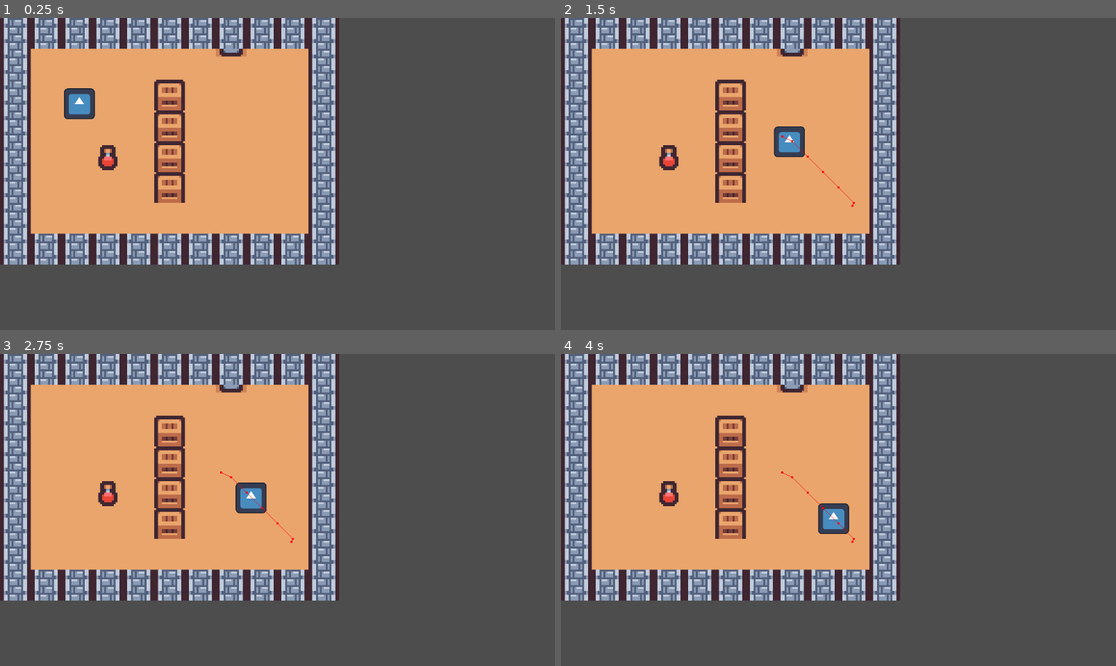
Above: before the commit, frames 1-4 (two rows, left to right).
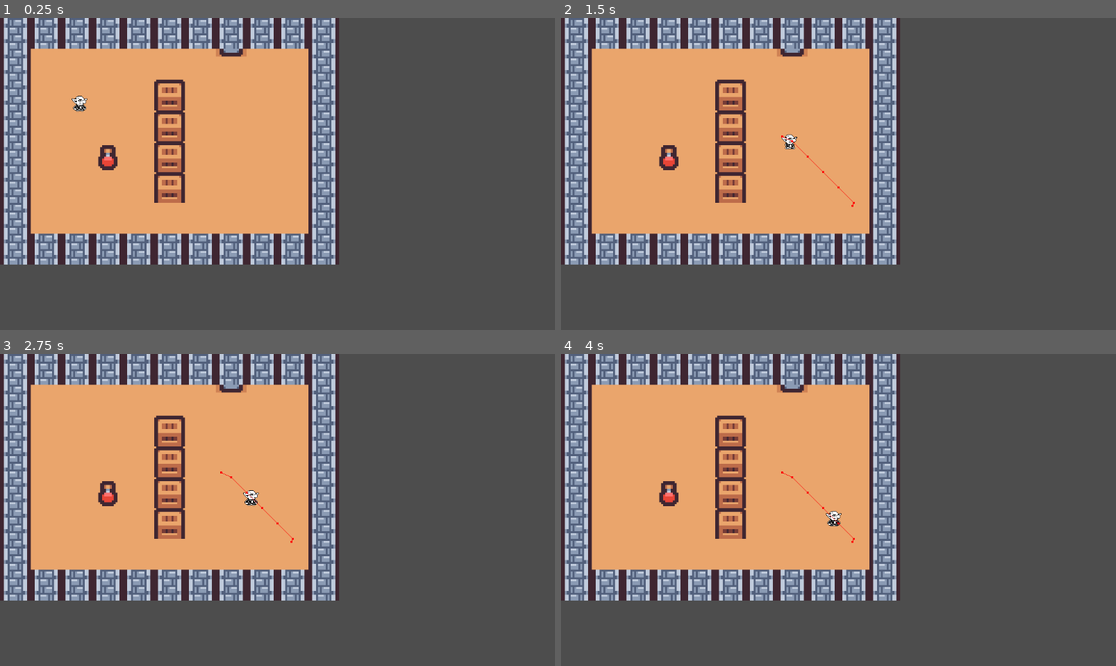
Above: after the commit, the same moments.

Repository: WauHaus-Productions/1bit-jam-9
Game: Godot game, scene res://scenes/Map/Map.tscn
Same seed, same stepped clock (60 frames per second), same inputs: the game is played once before the commit and once after it. This scene is started directly instead of the project's main scene. The engine's default icon, where the game draws it, is replaced by a stand-in: a white triangle on a blue panel in a dark square.
Inputs (mouse positions are in pixels of both pictures, inside the frame that each line leads up to):
- Up to frame 1 (0.25 s): no input
- Up to frame 2 (1.5 s): tap Enter at 0.5 s; drag from (638, 102) to (794, 142) at 0.52 s; drag from (727, 189) to (794, 142) at 1.27 s
- Up to frame 3 (2.75 s): move the mouse to (333, 441) at 2.02 s; hold Right (ui_right) from 2.03 s (still down); click (333, 441) at 2.17 s
- Up to frame 4 (4 s): release Right (ui_right) at 2.75 s; drag from (810, 572) to (672, 463) at 2.77 s; move the mouse to (1005, 556) at 3.52 s; hold Left (ui_left) from 3.53 s (still down); click (1005, 556) at 3.67 s

The runs differ from the first frame. In frame 1, 0.5% of the frame differs, in the area x 11-18%, y 22-33%; in frame 2, 0.5%; in frame 3, 0.5%; in frame 4, 0.5%.

Commit message:
Added basic animation

Diff:
--- a/scenes/NPC/npc.tscn
+++ b/scenes/NPC/npc.tscn
@@ -1,22 +1,87 @@
 [gd_scene format=3 uid="uid://jj5mr86mb1j2"]
 
 [ext_resource type="Script" uid="uid://oljriesvujpa" path="res://scenes/NPC/npc_movement.gd" id="1_23nos"]
-[ext_resource type="Texture2D" uid="uid://bqe43fyi6oopv" path="res://icon.svg" id="1_feiqm"]
 [ext_resource type="Script" uid="uid://bcdtf6q7dsqfc" path="res://scenes/NPC/npc_logic.gd" id="2_23nos"]
+[ext_resource type="Texture2D" uid="uid://x4dfmeeny4jb" path="res://asset/GOB grabbed ANIM-Sheet.png" id="3_c4wbl"]
+[ext_resource type="Texture2D" uid="uid://ce7hycx74fgmc" path="res://asset/GOB IDLE ANIM-Sheet.png" id="3_lwet7"]
+[ext_resource type="Texture2D" uid="uid://busfxg6pdjuvc" path="res://asset/GOB WALK ANIM-Sheet.png" id="5_5fqau"]
+
+[sub_resource type="AtlasTexture" id="AtlasTexture_aanyv"]
+atlas = ExtResource("3_c4wbl")
+region = Rect2(0, 0, 32, 32)
+
+[sub_resource type="AtlasTexture" id="AtlasTexture_4jjfo"]
+atlas = ExtResource("3_c4wbl")
+region = Rect2(32, 0, 32, 32)
+
+[sub_resource type="AtlasTexture" id="AtlasTexture_ehwui"]
+atlas = ExtResource("3_lwet7")
+region = Rect2(0, 0, 32, 32)
+
+[sub_resource type="AtlasTexture" id="AtlasTexture_c4wbl"]
+atlas = ExtResource("3_lwet7")
+region = Rect2(32, 0, 32, 32)
+
+[sub_resource type="AtlasTexture" id="AtlasTexture_sdgcv"]
+atlas = ExtResource("5_5fqau")
+region = Rect2(0, 0, 32, 32)
+
+[sub_resource type="AtlasTexture" id="AtlasTexture_osodb"]
+atlas = ExtResource("5_5fqau")
+region = Rect2(32, 0, 32, 32)
+
+[sub_resource type="AtlasTexture" id="AtlasTexture_1oaw6"]
+atlas = ExtResource("5_5fqau")
+region = Rect2(64, 0, 32, 32)
+
+[sub_resource type="AtlasTexture" id="AtlasTexture_x3px2"]
+atlas = ExtResource("5_5fqau")
+region = Rect2(96, 0, 32, 32)
 
 [sub_resource type="SpriteFrames" id="SpriteFrames_yudw0"]
 animations = [{
 "frames": [{
 "duration": 1.0,
-"texture": ExtResource("1_feiqm")
+"texture": SubResource("AtlasTexture_aanyv")
+}, {
+"duration": 1.0,
+"texture": SubResource("AtlasTexture_4jjfo")
 }],
 "loop": true,
-"name": &"default",
+"name": &"grabbed",
+"speed": 5.0
+}, {
+"frames": [{
+"duration": 1.0,
+"texture": SubResource("AtlasTexture_ehwui")
+}, {
+"duration": 1.0,
+"texture": SubResource("AtlasTexture_c4wbl")
+}],
+"loop": true,
+"name": &"idle",
+"speed": 5.0
+}, {
+"frames": [{
+"duration": 1.0,
+"texture": SubResource("AtlasTexture_sdgcv")
+}, {
+"duration": 1.0,
+"texture": SubResource("AtlasTexture_osodb")
+}, {
+"duration": 1.0,
+"texture": SubResource("AtlasTexture_1oaw6")
+}, {
+"duration": 1.0,
+"texture": SubResource("AtlasTexture_x3px2")
+}],
+"loop": true,
+"name": &"walk",
 "speed": 5.0
 }]
 
 [sub_resource type="CircleShape2D" id="CircleShape2D_v5vlc"]
-radius = 40.0
+radius = 19.104973
 
 [node name="NPC" type="CharacterBody2D" unique_id=1168664165]
 input_pickable = true
@@ -31,8 +96,11 @@
 autostart = true
 
 [node name="AnimatedSprite2D" type="AnimatedSprite2D" parent="." unique_id=180002638]
-scale = Vector2(0.5, 0.5)
 sprite_frames = SubResource("SpriteFrames_yudw0")
+animation = &"idle"
+autoplay = "idle"
+frame = 1
+frame_progress = 0.2726113
 
 [node name="CollisionShape2D" type="CollisionShape2D" parent="." unique_id=286659314]
 shape = SubResource("CircleShape2D_v5vlc")
--- a/scenes/NPC/npc_movement.gd
+++ b/scenes/NPC/npc_movement.gd
@@ -8,6 +8,7 @@
 
 @onready var navigation_agent_2d: NavigationAgent2D = $NavigationAgent2D
 @onready var logic: Node2D = $Logic
+@onready var animated_sprite: AnimatedSprite2D = $AnimatedSprite2D
 
 var last_mouse_positions: Array[Vector2]
 var mouse_positions_index: int = 0
@@ -18,6 +19,7 @@
 func _ready() -> void:
 	# Connect callbacks to signals
 	navigation_agent_2d.velocity_computed.connect(on_velocity_computed)
+	navigation_agent_2d.navigation_finished.connect(idle_on_finished)
 	logic.change_state.connect(on_state_changed)
 	input_event.connect(_on_input_event)
 
@@ -27,6 +29,8 @@
 
 func _physics_process(delta: float) -> void:
 	physics_delta = delta
+
+	print("Movement state: ", movement_state)
 
 	# Handle launch when dragging and dropping
 	if movement_state == MovementState.LAUNCH:
@@ -54,6 +58,12 @@
 	else:
 		on_velocity_computed(new_velocity)
 
+	animated_sprite.play("walk")
+	if velocity.x < 0:
+		animated_sprite.flip_h = true
+	else:
+		animated_sprite.flip_h = false
+
 	move_and_slide()
 
 func get_closest_from_group(group: StringName):
@@ -77,11 +87,13 @@
 func move_to_closest_distraction():
 	var distraction = get_closest_from_group("distraction")
 	if distraction != null:
+		print("found distraction")
 		navigation_agent_2d.target_position = distraction.global_position
 
 func move_to_closest_work():
 	var work_station = get_closest_from_group("work")
 	if work_station != null:
+		print("found work")
 		navigation_agent_2d.target_position = work_station.global_position
 
 func on_state_changed(state: int):
@@ -89,6 +101,9 @@
 		move_to_closest_distraction()
 	elif state == logic.States.WORKING or state == logic.States.SCARED:
 		move_to_closest_work()
+
+func idle_on_finished():
+	animated_sprite.play("idle")
 
 # -------------------
 # DRAG AND DROP
@@ -125,6 +140,9 @@
 			# Set state to MOVING and then SCARED when arrived
 			logic.move_or_continue(logic.States.SCARED)
 
+			# Play grabbed animation
+			animated_sprite.play("grabbed")
+
 	pass
 
 func _input(event: InputEvent) -> void:
Not shown, added: asset/tilemap.png.import
